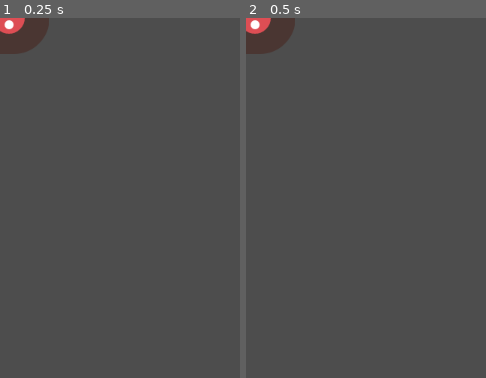
Above: before the commit, frames 1-2 (left to right).
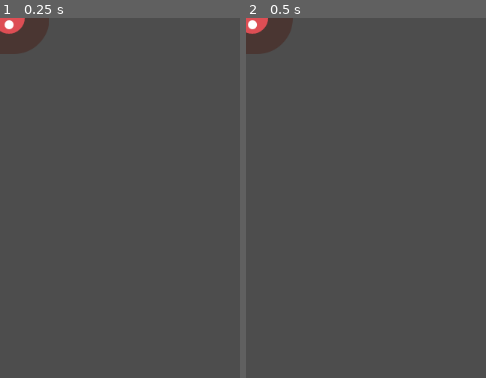
Above: after the commit, the same moments.

Repository: axel-paillaud/first-2d-game
Game: Godot game, scene res://mob.tscn
Same seed, same stepped clock (60 frames per second), same inputs: the game is played once before the commit and once after it. The project has no main scene, so this scene is started directly.
Inputs:
- Up to frame 1 (0.25 s): no input
- Up to frame 2 (0.5 s): no input
The pictures show only the part of the screen within x 0-50%, y 0-50%; the shares and areas given below are measured in that part.

Frame 1 is identical in both runs. In frame 2, 0.2% of the frame differs, in the area x 0-21%, y 0-9%.

Commit message:
select random animation sprite for enemy

Diff:
--- /dev/null
+++ b/mob.gd
@@ -0,0 +1,12 @@
+extends RigidBody2D
+
+
+# Called when the node enters the scene tree for the first time.
+func _ready():
+	var mob_types = $AnimatedSprite2D.sprite_frames.get_animation_names()
+	$AnimatedSprite2D.play(mob_types[randi() % mob_types.size()])
+
+
+# Called every frame. 'delta' is the elapsed time since the previous frame.
+func _process(delta):
+	pass
--- a/mob.tscn
+++ b/mob.tscn
@@ -1,6 +1,7 @@
-[gd_scene load_steps=9 format=3 uid="uid://dhh8p30g5ley0"]
+[gd_scene load_steps=10 format=3 uid="uid://dhh8p30g5ley0"]
 
 [ext_resource type="Texture2D" uid="uid://djvdvg224v08l" path="res://art/enemyFlyingAlt_1.png" id="1_6fqmk"]
+[ext_resource type="Script" path="res://mob.gd" id="1_xwy3y"]
 [ext_resource type="Texture2D" uid="uid://cnxcelw64q6d0" path="res://art/enemyFlyingAlt_2.png" id="2_2m23p"]
 [ext_resource type="Texture2D" uid="uid://w2rang6y6f7y" path="res://art/enemySwimming_1.png" id="3_vw5a0"]
 [ext_resource type="Texture2D" uid="uid://bqg8micia3w5" path="res://art/enemySwimming_2.png" id="4_vnd7q"]
@@ -50,6 +51,7 @@
 [node name="Mob" type="RigidBody2D"]
 collision_mask = 0
 gravity_scale = 0.0
+script = ExtResource("1_xwy3y")
 metadata/_edit_group_ = true
 
 [node name="AnimatedSprite2D" type="AnimatedSprite2D" parent="."]
